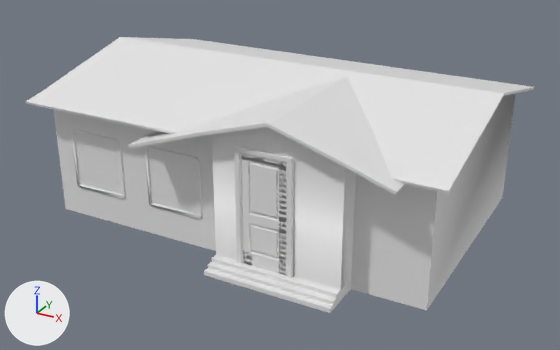
Before and after pictures for a commit that changed the FBX model FPSMulti/Assets/Resources/Buildings/House2.fbx.
Both versions are drawn from a camera (50 mm lens) standing at (11.1, -10.77, 7.26) and looking at (4.1, 1.95, 0.9). The lights are fixed; the arrows at lower left show +X, +Y and +Z. Where no turn or scale is listed for an object, it has been applied to the vertices. Vertices at the same position are counted once.

The scene before the commit, as lines of its bpy script (objects in view):
```python
me_plane = bpy.data.meshes.new('Plane')
me_plane.from_pydata(...)  # 146 vertices, 146 faces; spans x -0.27..8.27, y -0.85..5.3, z 0.0..3.12
me_plane_002 = bpy.data.meshes.new('Plane.002')
me_plane_002.from_pydata(...)  # 37 vertices, 43 faces; spans x -0.623..0.622, y -0.05..0.0, z -0.622..0.617
me_plane_003 = bpy.data.meshes.new('Plane.003')
me_plane_003.from_pydata(...)  # 37 vertices, 43 faces; spans x -0.623..0.622, y -0.05..0.0, z -0.622..0.617
me_plane_004 = bpy.data.meshes.new('Plane.004')
me_plane_004.from_pydata(...)  # 276 vertices, 264 faces; spans x -0.44..0.43, y 0.0..0.06, z -1.07..1.07
me_plane_005 = bpy.data.meshes.new('Plane.005')
me_plane_005.from_pydata(...)  # 238 vertices, 250 faces; spans x -0.51..0.6, y -0.03..0.09, z -0.35..1.89
ob_door = bpy.data.objects.new('Door', me_plane_004)
ob_door.location = (5.13, -0.47, 1.28)
ob_door_frame = bpy.data.objects.new('Door Frame', me_plane_005)
ob_door_frame.location = (5.07, -0.47, 0.56)
ob_plane = bpy.data.objects.new('Plane', me_plane)
ob_plane.location = (0.0, 0.0, 0.0)
ob_plane_002 = bpy.data.objects.new('Plane.002', me_plane_002)
ob_plane_002.location = (1.05, 0.02, 1.24)
ob_plane_003 = bpy.data.objects.new('Plane.003', me_plane_003)
ob_plane_003.location = (2.88, 0.02, 1.24)
```
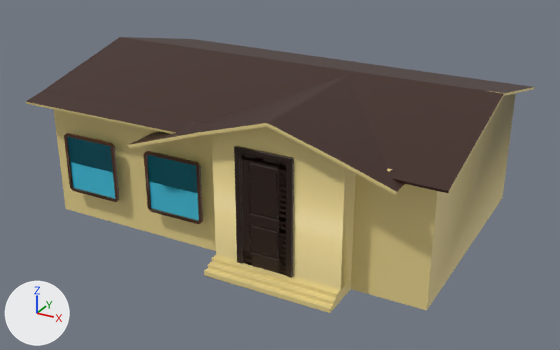
Changed parts and their boxes [x1, y1, x2, y2] in the pictures (560 x 350 px):
'Door', recoloured (grey to black): [241, 154, 286, 275] in both
'Plane.003', recoloured, moved: before [144, 146, 202, 219]; after [144, 151, 203, 224]
'Plane.002', recoloured, moved: before [71, 130, 125, 198]; after [64, 133, 120, 202]
'Door Frame', recoloured: [234, 146, 294, 278] in both
part 1 of me_plane, recoloured (white to brown): [36, 38, 517, 193] in both
part 2 of me_plane, recoloured (white to brown): [26, 37, 197, 104] in both
part 3 of me_plane, recoloured: [489, 85, 532, 93] in both
part 4 of me_plane, recoloured (grey to yellow): [26, 87, 534, 313] in both
part 5 of me_plane_003, recoloured: before [144, 146, 202, 219]; after [144, 151, 203, 224]
part 6 of me_plane_003, recoloured (cyan): after [147, 155, 199, 221]
part 7 of me_plane_002, recoloured: before [71, 130, 125, 198]; after [64, 133, 120, 202]
part 8 of me_plane_002, recoloured (cyan): after [67, 137, 115, 198]

Patch to the scene script:
```diff
--- a/FPSMulti/Assets/Resources/Buildings/House2.fbx.py
+++ b/FPSMulti/Assets/Resources/Buildings/House2.fbx.py
@@ mat_material_004 @@
+mat_material_004 = principled_material('Material.004')
+mat_material_004.base_color = (0.0637, 0.019, 0.00372)  # brown #47260c
@@ mat_material_005 @@
+mat_material_005 = principled_material('Material.005')
+mat_material_005.base_color = (0.0, 0.418, 0.593)  # cyan #00adca
@@ mat_material_003 @@
+mat_material_003 = principled_material('Material.003')
+mat_material_003.base_color = (0.0188, 0.00599, 0.00204)  # black #251207
@@ mat_material_007 @@
+mat_material_007 = principled_material('Material.007')
+mat_material_007.base_color = (0.0, 0.418, 0.593)  # cyan #00adca
@@ mat_material_006 @@
+mat_material_006 = principled_material('Material.006')
+mat_material_006.base_color = (0.0637, 0.019, 0.00372)  # brown #47260c
@@ mat_material_002 @@
+mat_material_002 = principled_material('Material.002')
+mat_material_002.base_color = (0.8, 0.65, 0.269)  # yellow #e7d38e
@@ mat_material_001 @@
+mat_material_001 = principled_material('Material.001')
+mat_material_001.base_color = (0.0444, 0.0154, 0.00918)  # brown #3b2118
@@ me_plane_002 @@
 me_plane_002.from_pydata(...)  # 37 vertices, 43 faces; spans x -0.623..0.622, y -0.05..0.0, z -0.622..0.617
 # used by ob_plane_002; location = (1.05, 0.02, 1.24)
+# me_plane_002 part 7: 41 of the faces centred in x -0.623..0.622, y -0.05..0.0, z -0.622..0.617 switch from no material to mat_material_004 (brown #47260c)
+# me_plane_002 part 8: all 2 faces centred in x 0.0, y -0.022..0.0, z 0.0 switch from no material to mat_material_005 (cyan #00adca)
@@ me_plane @@
 me_plane.from_pydata(...)  # 146 vertices, 146 faces; spans x -0.27..8.27, y -0.85..5.3, z 0.0..3.12
 # used by ob_plane; location = (0.0, 0.0, 0.0)
+# me_plane part 1: 39 of the faces centred in x 1.68..8.12, y -0.58..5.16, z 2.42..3.12 switch from no material to mat_material_001 (brown #3b2118)
+# me_plane part 2: 5 of the faces centred in x -0.13, y -0.23..5.16, z 2.51..3.12 switch from no material to mat_material_001 (brown #3b2118)
+# me_plane part 3: 2 of the faces centred in x 8.12, y 3.76..5.16, z 2.51..2.83 switch from no material to mat_material_001 (brown #3b2118)
+# me_plane part 4: 100 of the faces centred in x -0.27..8.27, y -0.84..5.3, z 0.0..3.12 switch from no material to mat_material_002 (yellow #e7d38e)
@@ me_plane_004 @@
 me_plane_004.from_pydata(...)  # 276 vertices, 264 faces; spans x -0.44..0.43, y 0.0..0.06, z -1.07..1.07
+me_plane_004.materials.append(mat_material_003)  # black #251207
@@ me_plane_005 @@
 me_plane_005.from_pydata(...)  # 238 vertices, 250 faces; spans x -0.51..0.6, y -0.03..0.09, z -0.35..1.89
+me_plane_005.materials.append(mat_material_003)  # black #251207
@@ me_plane_003 @@
 me_plane_003.from_pydata(...)  # 37 vertices, 43 faces; spans x -0.623..0.622, y -0.05..0.0, z -0.622..0.617
 # used by ob_plane_003; location = (2.88, 0.02, 1.24)
+# me_plane_003 part 5: 41 of the faces centred in x -0.623..0.622, y -0.05..0.0, z -0.622..0.617 switch from no material to mat_material_006 (brown #47260c)
+# me_plane_003 part 6: all 2 faces centred in x 0.0, y -0.022..0.0, z 0.0 switch from no material to mat_material_007 (cyan #00adca)
@@ ob_plane_002 @@
 ob_plane_002 = bpy.data.objects.new('Plane.002', me_plane_002)
-ob_plane_002.location = (1.05, 0.02, 1.24)
+ob_plane_002.location = (1.05, -0.18, 1.24)
@@ ob_plane_003 @@
 ob_plane_003 = bpy.data.objects.new('Plane.003', me_plane_003)
-ob_plane_003.location = (2.88, 0.02, 1.24)
+ob_plane_003.location = (3.02, -0.18, 1.24)
```
